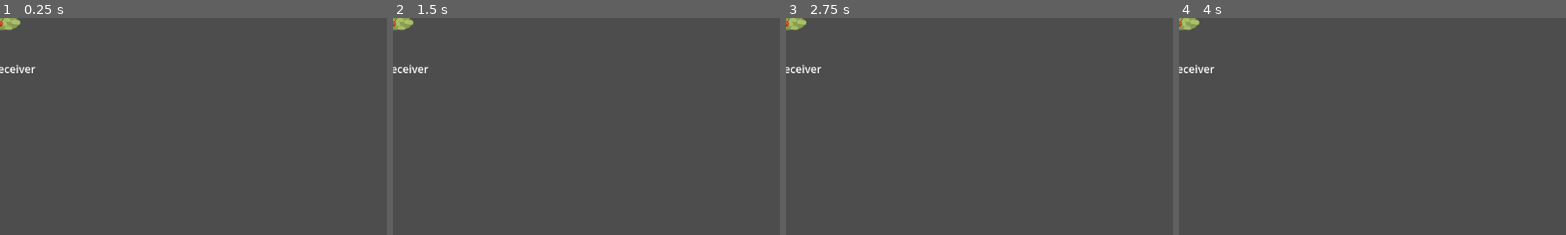
Above: before the commit, frames 1-4 (left to right).
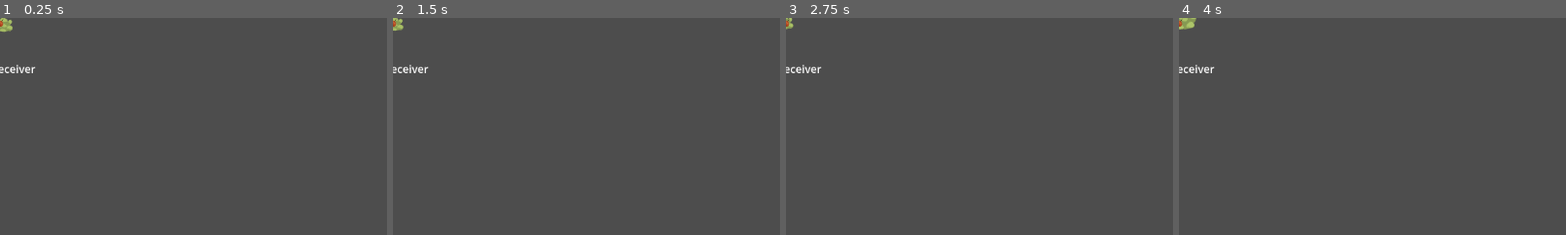
Above: after the commit, the same moments.

Repository: CamaraoLendario/Chaotic-Plants
Game: Godot game, scene res://Plants/clumsy goober/clumsy_goober.tscn
The game is run twice, just before and just after one commit, with the same random seed, the same clock (stepped at 60 frames per second) and the same inputs. This scene is started directly instead of the project's main scene. The engine's default icon, where the game draws it, is replaced by a stand-in: a white triangle on a blue panel in a dark square.
Inputs (mouse positions are % of the whole screen's width and height, from its top left):
- Up to frame 1 (0.25 s): no input
- Up to frame 2 (1.5 s): tap Enter at 0.5 s; move the mouse to (72, 45) at 0.52 s; hold D (Right) 0.53-1.28 s; tap F (Drop) at 0.6 s; tap Space at 1.25 s; move the mouse to (30, 55) at 1.27 s; hold S (Down) from 1.28 s (still down); tap E (Interact) at 1.35 s
- Up to frame 3 (2.75 s): tap Enter at 2 s; move the mouse to (60, 28) at 2.02 s; release S (Down) at 2.03 s; hold D (Right) from 2.03 s (still down); click (60, 28) at 2.1 s
- Up to frame 4 (4 s): tap Space at 2.75 s; move the mouse to (45, 70) at 2.77 s; release D (Right) at 2.78 s; hold W (Up) 2.78-3.53 s; tap F (Drop) at 2.85 s; move the mouse to (80, 65) at 3.52 s; hold A (Left) from 3.53 s (still down); tap E (Interact) at 3.6 s
The pictures show only the part of the screen within x 0-50%, y 0-50%; the shares and areas given below are measured in that part.

The runs differ from the first frame. In frame 1, 0.2% of the frame differs, in the area x 0-6%, y 0-7%; in frame 2, 0.2%; in frame 3, 0.2%, in the area x 0-6%, y 0-6%; in frame 4, 0.2%.
Error before the commit: Parse Error: Could not resolve external class member "input". (res://Plants/clumsy)
Error after the commit: Trying to assign value of type 'character.gd' to a variable of type 'strawberry.gd'. (res://Plants/clumsy)

Commit message:
progress mais

Diff:
--- a/Plants/clumsy goober/clumsy_goober.tscn
+++ b/Plants/clumsy goober/clumsy_goober.tscn
@@ -62,17 +62,17 @@
 metadata/_custom_type_script = "uid://d3jcx7l2r4nhm"
 
 [node name="BasePlant" unique_id=629364572 node_paths=PackedStringArray("strawberryImage", "strawberrySpawn") instance=ExtResource("1_yu4a7")]
-material = SubResource("ShaderMaterial_qyj6f")
+material = SubResource("ShaderMaterial_rdevq")
 script = ExtResource("3_evcsv")
+growTime = 10.0
+stawberryScene = ExtResource("4_rdevq")
 strawberryImage = NodePath("Sprite2D")
 strawberrySpawn = NodePath("PlantItemReceiver/Picker/ObjectHolder/Marker2D")
-stawberryScene = ExtResource("4_rdevq")
-growTime = 10.0
 
 [node name="Sprite" parent="." index="0" unique_id=1713877530]
 position = Vector2(-13.000001, -47)
 scale = Vector2(0.33, 0.33)
-sprite_frames = SubResource("SpriteFrames_rdevq")
+sprite_frames = SubResource("SpriteFrames_r8us8")
 
 [node name="Sprite2D" type="Sprite2D" parent="." index="1" unique_id=1115819715]
 position = Vector2(-7, 42)
--- a/ai/run_away_from_player_ai.gd
+++ b/ai/run_away_from_player_ai.gd
@@ -1,4 +1,5 @@
 extends Node
+class_name RunawayAI
 
 @export var minDistanceToPlayer = 100
 @export var rotationDegreesVariance = 15
Not shown: 2 places in Plants/clumsy goober/clumsy_goober.tscn that only renumber resources
